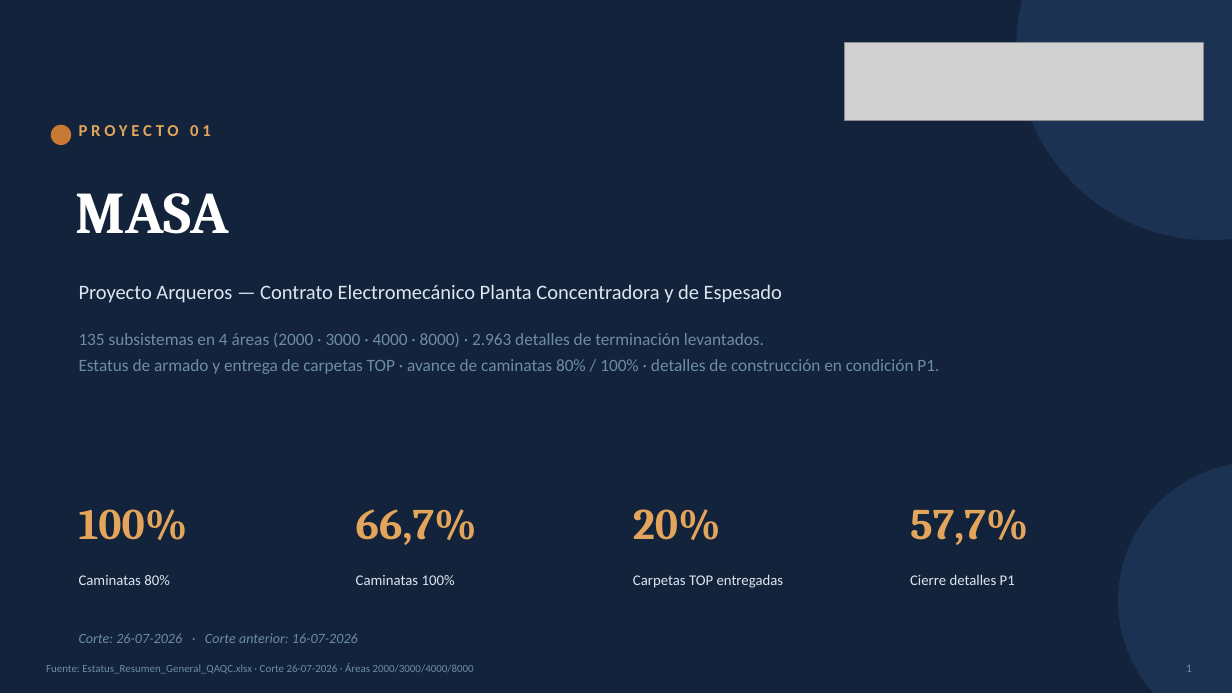
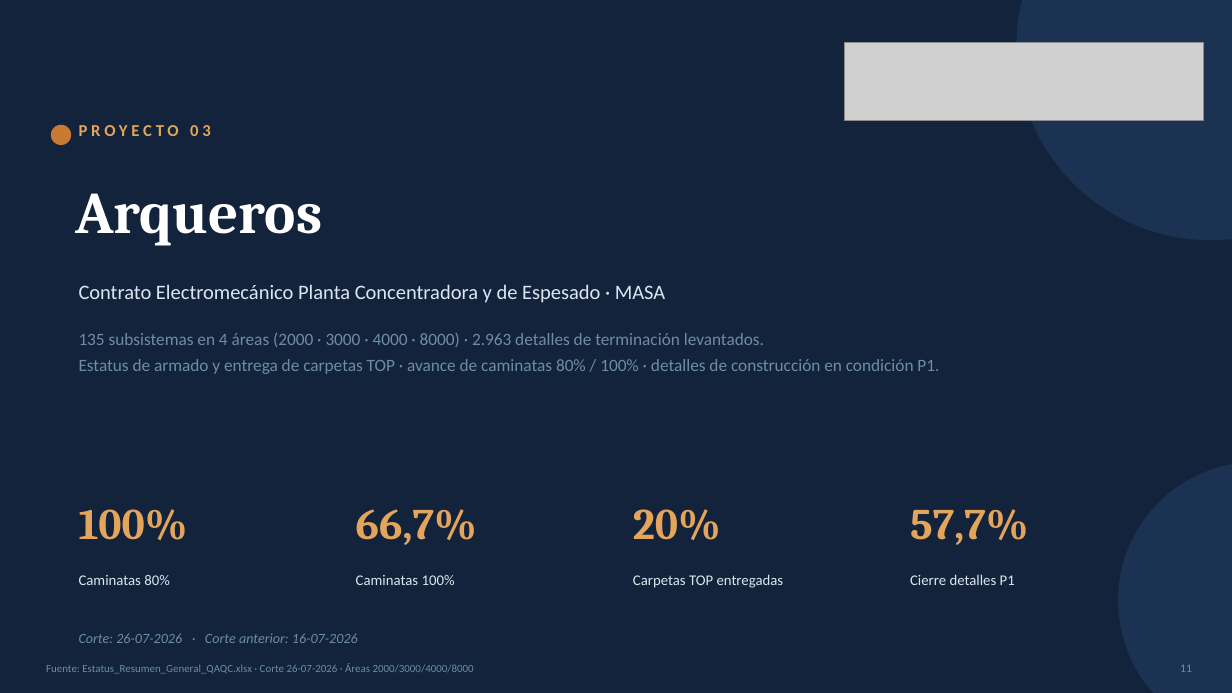
Before and after one commit to tdkvalex/Dashboard-HSEQ, a slide deck: slide 11 of panel_control_TOP_P1/Panel_Control_TOP_P1.pptx (slide 1 before the commit). Drawn at 1232x693 pixels with LibreOffice and Linux fonts; fonts in the diff are those of the drawing; grey boxes stand for pictures. Boxes give left, top, right and bottom in pixels: in the first picture for what was removed or moved away, otherwise in the second. Text is boxed around its words. In the diff, an @@ line names an element or a change of style, - is before the commit and + after.

```diff
--- a/panel_control_TOP_P1/Panel_Control_TOP_P1.pptx
+++ b/panel_control_TOP_P1/Panel_Control_TOP_P1.pptx
@@ text at box(79, 125, 211, 136): text changed @@
-PROYECTO 01
+PROYECTO 03
@@ text at box(76, 193, 323, 246): text changed @@
-MASA
+Arqueros
@@ text at box(79, 284, 665, 303): text changed @@
-Proyecto Arqueros — Contrato Electromecánico Planta Concentradora y de Espesado
+Contrato Electromecánico Planta Concentradora y de Espesado · MASA
@@ text at box(1180, 665, 1192, 672): text changed @@
-1
+11
```
Also in this commit, not shown: 16 other slides changed, 7 other files.
